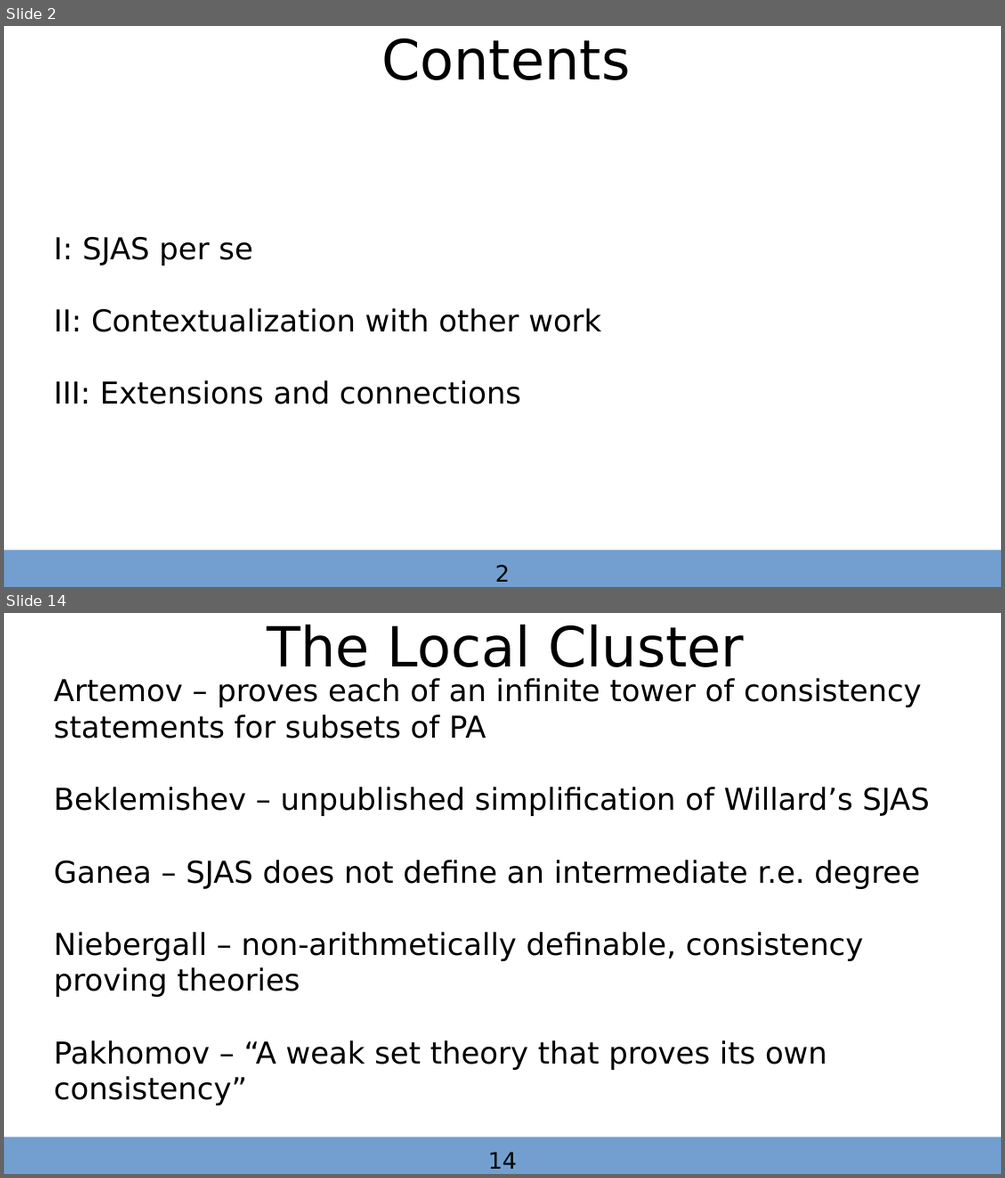
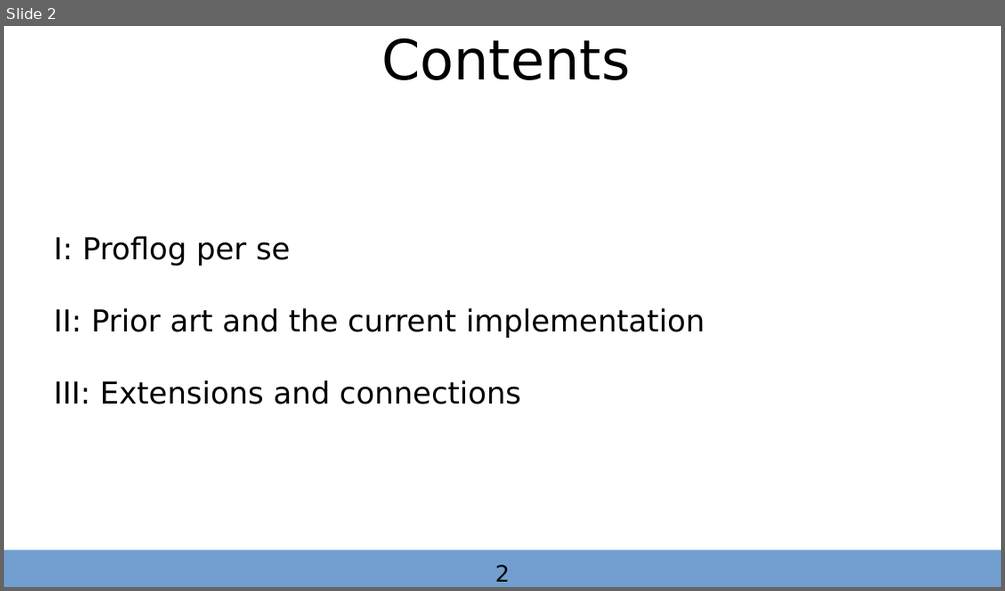
Before and after one commit to autarkenterprises/proflog, a slide deck: iuls2026/20260527_iu_logic_seminar.odp. Shown one above the other, each under a label of ours: slides 2 and 14 before the commit, slide 2 after it; the slides between them are not shown. The pictures are 1005x1178 and 1005x591 pixels, drawn with LibreOffice and Linux fonts; fonts in the diff are those of the drawing. Boxes give left, top, right and bottom in pixels: in the first picture for what was removed or moved away, otherwise in the second. Text is boxed around its words. In the diff, an @@ line names an element or a change of style, - is before the commit and + after.

```diff
--- a/iuls2026/20260527_iu_logic_seminar.odp
+++ b/iuls2026/20260527_iu_logic_seminar.odp
@@ slide 14 removed at box(4, 613, 1001, 1174), background #FFFFFF @@
@@ text removed at box(267, 624, 744, 667) @@
-The Local Cluster
@@ subtitle removed at box(54, 678, 930, 1105) @@
-Artemov – proves each of an infinite tower of consistency statements for subsets of PA
-Beklemishev – unpublished simplification of Willard’s SJAS
-Ganea – SJAS does not define an intermediate r.e. degree
-Niebergall – non-arithmetically definable, consistency proving theories
-Pakhomov – “A weak set theory that proves its own consistency”
@@ rectangle removed at box(4, 1136, 1001, 1174) @@
@@ text removed at box(488, 1151, 517, 1168) @@
-14
@@ slide 2 changed as well @@
@@ subtitle at box(54, 236, 704, 404): text changed @@
-I: SJAS per se
-II: Contextualization with other work
-III: Extensions and connections
+I: Proflog per se
+II: Prior art and the current implementation
+III: Extensions and connections
```
Also in this commit, not shown: 2 other slides changed, 11 slides added, 13 other slides removed, 1 other file.
